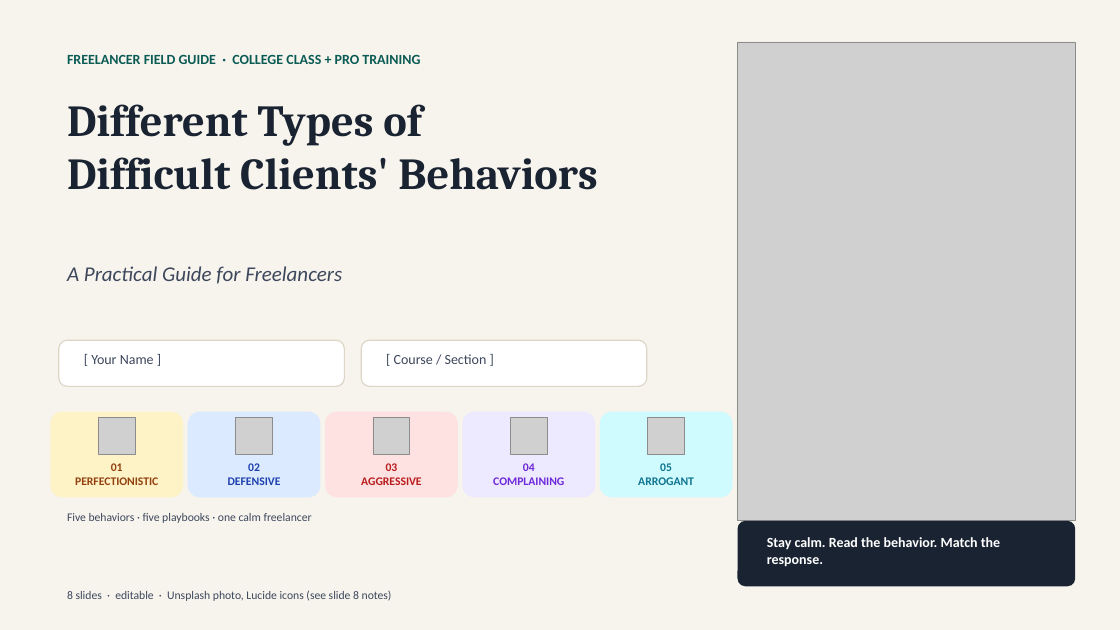
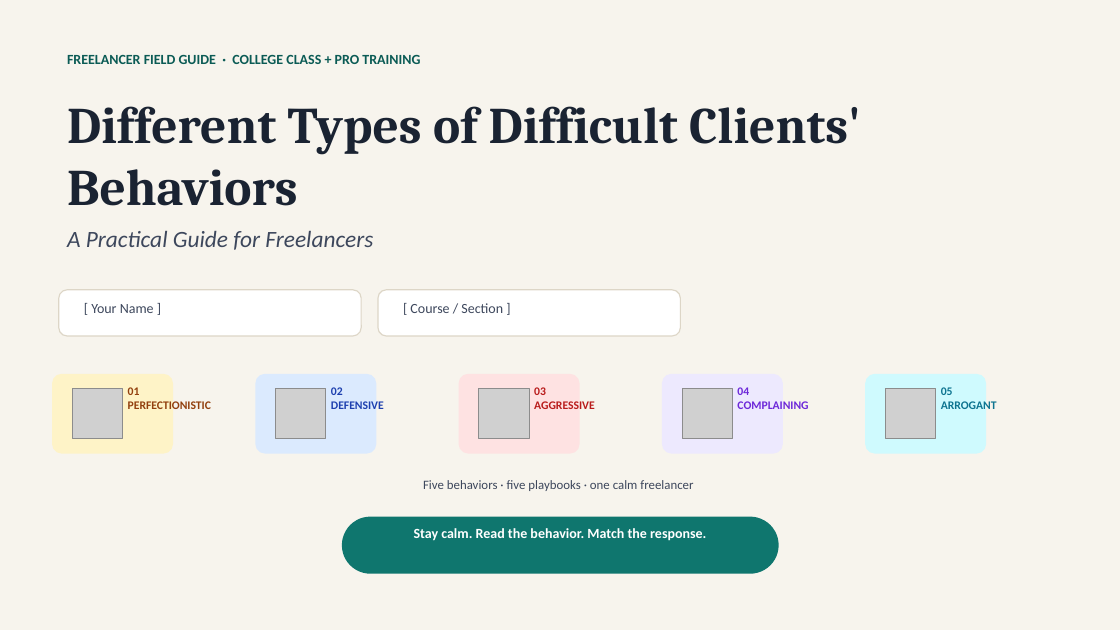
Before and after one commit to alaa-shehata6/test, a slide deck: slide 1 of Difficult_Clients_Behaviors_Final.pptx. Drawn at 1120x630 pixels with LibreOffice and Linux fonts; fonts in the diff are those of the drawing; grey boxes stand for pictures. Boxes give left, top, right and bottom in pixels: in the first picture for what was removed or moved away, otherwise in the second. Text is boxed around its words. In the diff, an @@ line names an element or a change of style, - is before the commit and + after.

Commit message:
Redesign cover without photo, refresh closing slide

```diff
--- a/Difficult_Clients_Behaviors_Final.pptx
+++ b/Difficult_Clients_Behaviors_Final.pptx
@@ picture removed at bbox=[738, 42, 1075, 521] @@
@@ text "Different Types of Difficult Clients' ..." at bbox=[67, 106, 861, 206]: size 38 to 44 pt @@
@@ text "A Practical Guide for Freelancers": place and size @@
-text "A Practical Guide for Freelancers" at bbox=[67, 266, 342, 284]
+text "A Practical Guide for Freelancers" at bbox=[67, 231, 373, 250]
@@ text "A Practical Guide for Freelancers" at bbox=[67, 231, 373, 250]: size 18 to 20 pt @@
@@ rounded rectangle: place and size @@
-rounded rectangle at bbox=[59, 340, 344, 386]
+rounded rectangle at bbox=[59, 290, 361, 336]
@@ text "[ Your Name ]": place and size @@
-text "[ Your Name ]" at bbox=[91, 355, 154, 364]
+text "[ Your Name ]" at bbox=[91, 304, 154, 313]
@@ rounded rectangle: place and size @@
-rounded rectangle at bbox=[361, 340, 647, 386]
+rounded rectangle at bbox=[378, 290, 681, 336]
@@ text "[ Course / Section ]": place and size @@
-text "[ Course / Section ]" at bbox=[394, 354, 487, 364]
+text "[ Course / Section ]" at bbox=[410, 303, 503, 313]
@@ rounded rectangle: place and size @@
-rounded rectangle at bbox=[50, 412, 183, 497]
+rounded rectangle at bbox=[52, 374, 173, 454]
@@ picture: place and size @@
-picture at bbox=[98, 418, 135, 455]
+picture at bbox=[72, 388, 123, 439]
@@ text "01": place and size @@
-text "01" at bbox=[75, 463, 158, 485]
+text "01" at bbox=[128, 387, 211, 409]
@@ rounded rectangle: place and size @@
-rounded rectangle at bbox=[187, 412, 320, 497]
+rounded rectangle at bbox=[255, 374, 376, 454]
@@ picture: place and size @@
-picture at bbox=[235, 418, 272, 455]
+picture at bbox=[276, 388, 326, 439]
@@ text "02": place and size @@
-text "02" at bbox=[228, 463, 281, 485]
+text "02" at bbox=[331, 387, 384, 409]
@@ rounded rectangle: place and size @@
-rounded rectangle at bbox=[325, 412, 458, 497]
+rounded rectangle at bbox=[459, 374, 580, 454]
@@ picture: place and size @@
-picture at bbox=[373, 418, 410, 455]
+picture at bbox=[479, 388, 529, 439]
@@ text "03": place and size @@
-text "03" at bbox=[361, 463, 421, 485]
+text "03" at bbox=[534, 387, 594, 409]
@@ rounded rectangle: place and size @@
-rounded rectangle at bbox=[462, 412, 595, 497]
+rounded rectangle at bbox=[662, 374, 783, 454]
@@ picture: place and size @@
-picture at bbox=[511, 418, 548, 455]
+picture at bbox=[682, 388, 733, 439]
@@ text "04": place and size @@
-text "04" at bbox=[493, 463, 564, 485]
+text "04" at bbox=[737, 387, 808, 409]
@@ proportions changed in 5 elements at bbox=[52, 374, 173, 454], bbox=[255, 374, 376, 454], bbox=[459, 374, 580, 454], bbox=[662, 374, 783, 454], bbox=[865, 374, 986, 454] @@
@@ rounded rectangle: place and size @@
-rounded rectangle at bbox=[600, 412, 733, 497]
+rounded rectangle at bbox=[865, 374, 986, 454]
@@ picture: place and size @@
-picture at bbox=[648, 418, 685, 455]
+picture at bbox=[886, 388, 936, 439]
@@ alignment centre to left in 5 elements at bbox=[128, 387, 211, 409], bbox=[331, 387, 384, 409], bbox=[534, 387, 594, 409], bbox=[737, 387, 808, 409], bbox=[941, 387, 997, 409] @@
@@ text "05": place and size @@
-text "05" at bbox=[638, 463, 694, 485]
+text "05" at bbox=[941, 387, 997, 409]
@@ text "Five behaviors · five playbooks ...": place and size @@
-text "Five behaviors · five playbooks ..." at bbox=[67, 513, 312, 523]
+text "Five behaviors · five playbooks ..." at bbox=[423, 480, 693, 491]
@@ text "Five behaviors · five playbooks ..." at bbox=[423, 480, 693, 491]: size 10 to 11 pt; alignment left to centre @@
@@ text "Stay calm. Read the behavior. ...": place and size @@
-text "Stay calm. Read the behavior. ..." at bbox=[767, 537, 1000, 567]
+text "Stay calm. Read the behavior. ..." at bbox=[414, 528, 706, 541]
@@ text "Stay calm. Read the behavior. ..." at bbox=[414, 528, 706, 541]: alignment left to centre @@
@@ rounded rectangle added at bbox=[342, 517, 779, 574], fill #0F766E @@
@@ rounded rectangle removed at bbox=[738, 521, 1075, 586] @@
@@ text removed at bbox=[67, 590, 392, 601] @@
-8 slides · editable · Unsplash photo, Lucide icons (see slide 8 notes)
```
Also in this commit, not shown: 1 other slide changed.
